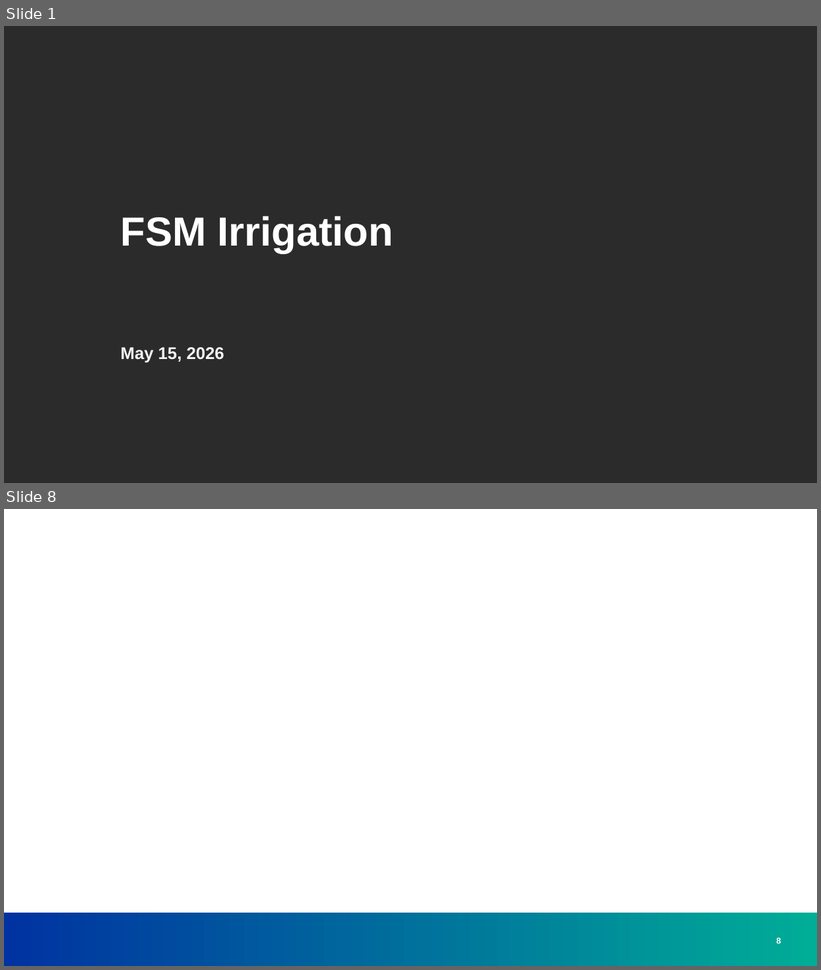
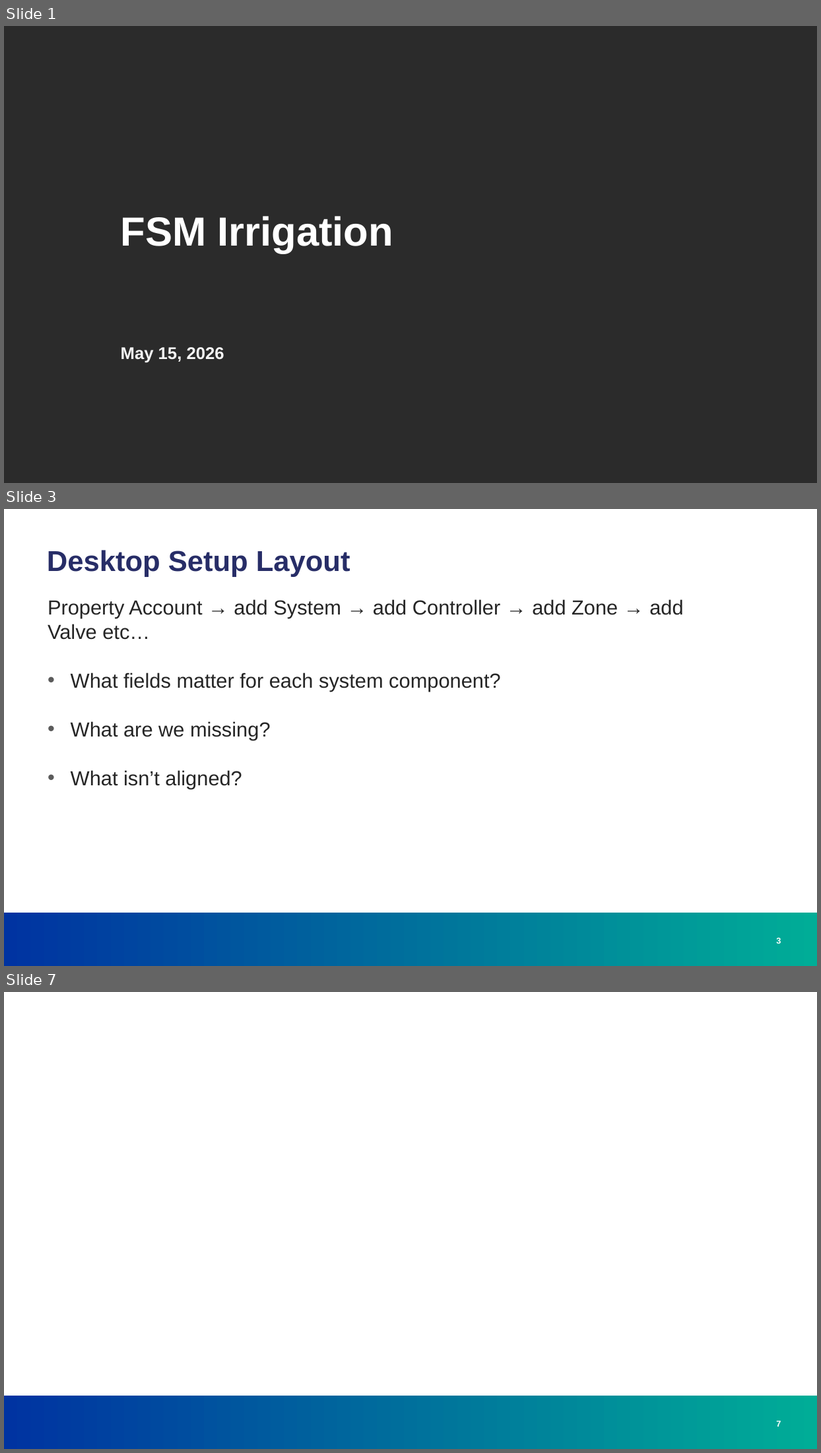
Before and after one commit to greg-e/irrigation, a slide deck: fsm_irrigation.pptx. Shown one above the other, each under a label of ours: slides 1 and 8 before the commit, slides 1, 3 and 7 after it; the slides between them are not shown. The pictures are 821x970 and 821x1453 pixels, drawn with LibreOffice and Linux fonts; fonts in the diff are those of the drawing; background and template pictures are left out; a plain dark background stands for a picture behind light text. Boxes give left, top, right and bottom in pixels: in the first picture for what was removed or moved away, otherwise in the second. Text is boxed around its words. In the diff, an @@ line names an element or a change of style, - is before the commit and + after.

```diff
--- a/fsm_irrigation.pptx
+++ b/fsm_irrigation.pptx
@@ slide 3 added at [4, 509, 817, 966], background #FFFFFF; not listed: 1 template element that a slide beside it also shows @@
@@ title added at [47, 550, 350, 577], 34 pt, text #272D67, bold @@
+Desktop Setup Layout
@@ text added at [48, 599, 683, 789], 24 pt, text #252525 @@
+Property Account → add System → add Controller → add Zone → add Valve etc…
+• What fields matter for each system component?
+• What are we missing?
+• What isn’t aligned?
@@ page number added at [776, 938, 781, 944], 10 pt, text #FFFFFF, bold @@
+3
@@ what was slide 8 is now slide 7 @@
@@ page number at [776, 1421, 781, 1427]: text changed @@
-8
+7
```
Also in this commit, not shown: 1 slide changed, 3 other slides added, 5 slides removed, 25 other files.
